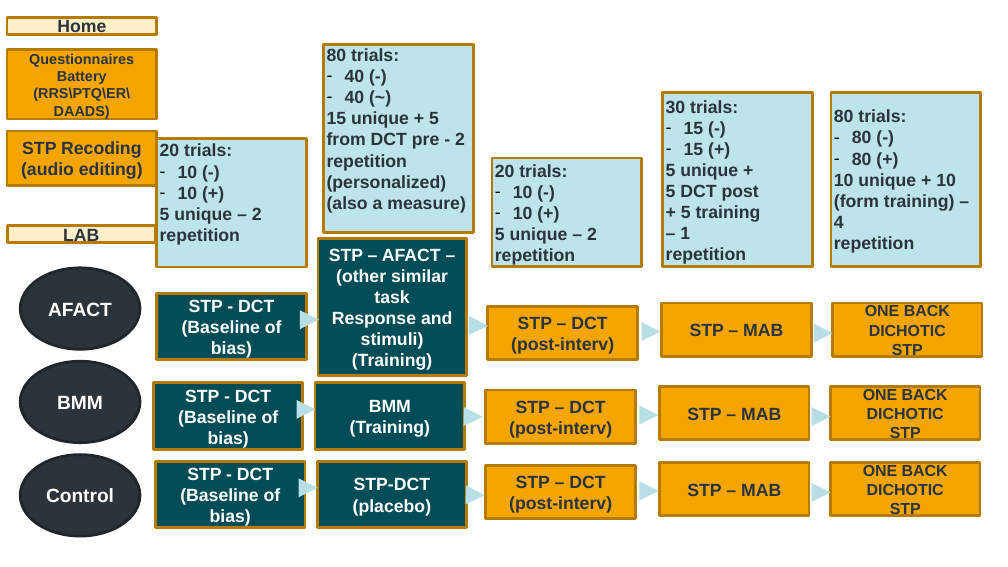
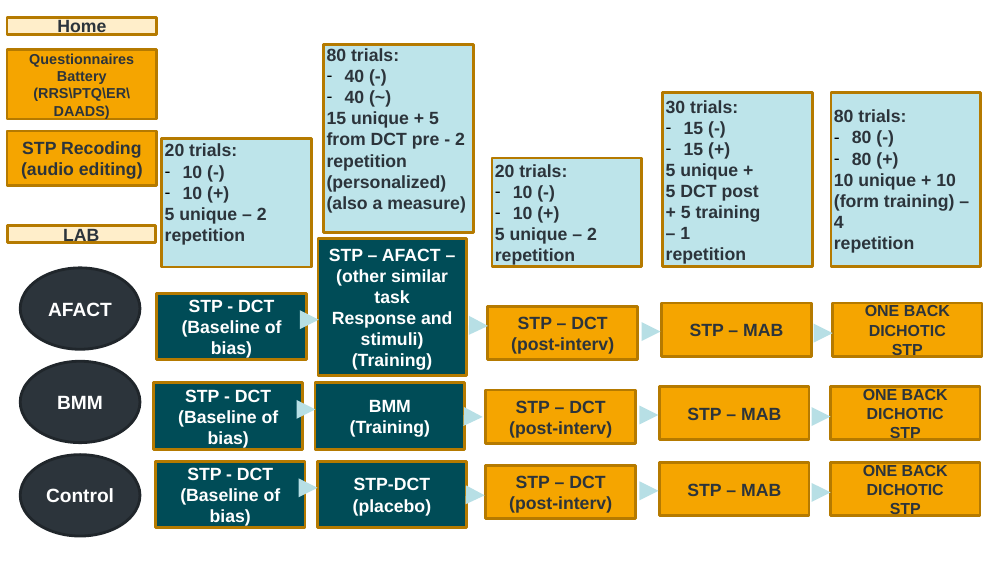
Before and after one commit to TomerOz/stp-project, a slide deck: slide 20 of project/Presentation/Project presentaion - Lab talk 20.12.2020.pptx (slide 19 before the commit). Drawn at 1008x567 pixels with LibreOffice and Linux fonts; fonts in the diff are those of the drawing; background and template pictures are left out. Boxes give left, top, right and bottom in pixels: in the first picture for what was removed or moved away, otherwise in the second. Text is boxed around its words. In the diff, an @@ line names an element or a change of style, - is before the commit and + after.

```diff
--- a/project/Presentation/Project presentaion - Lab talk 20.12.2020.pptx
+++ b/project/Presentation/Project presentaion - Lab talk 20.12.2020.pptx
@@ rectangle "20 trials:": place and size @@
-rectangle "20 trials:" at (157,138,306,267)
+rectangle "20 trials:" at (162,138,311,267)
```
Also in this commit, not shown: 2 other slides changed, 1 slide added, 30 other files.
